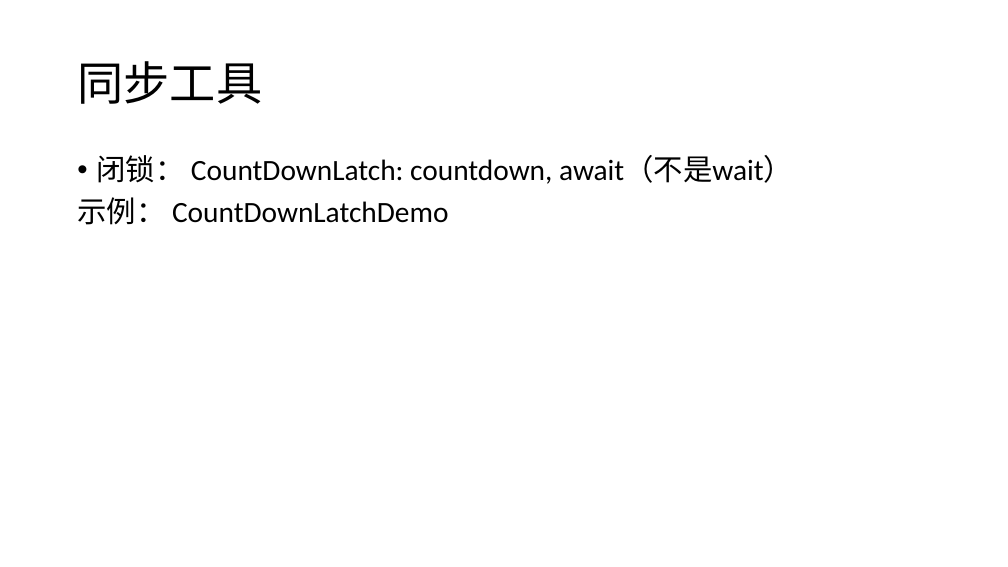
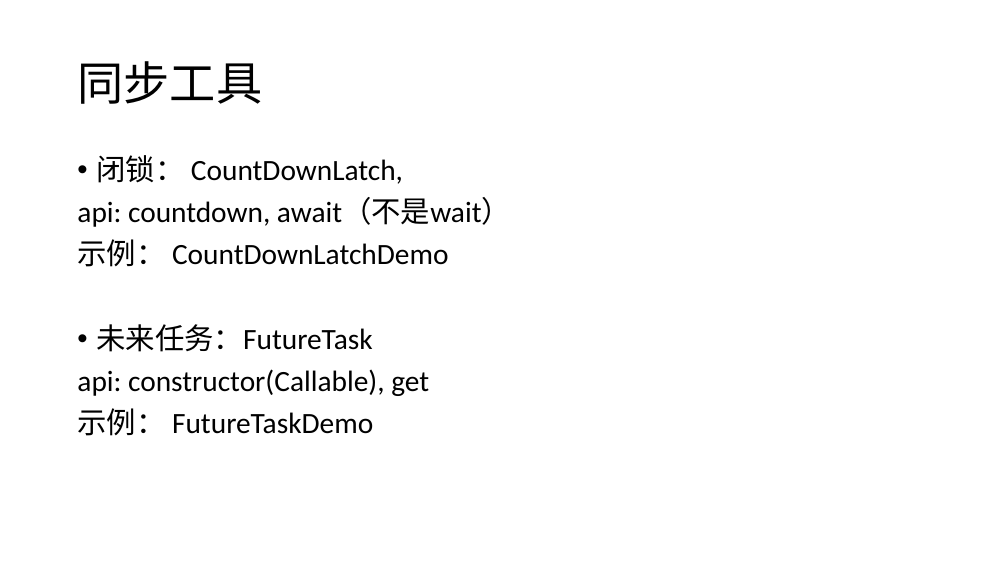
Before and after one commit to GerogeLeon/multithread_demo, a slide deck: slide 32 of JAVA并发编程.pptx. Drawn at 1008x567 pixels with LibreOffice and Linux fonts; fonts in the diff are those of the drawing. Boxes give left, top, right and bottom in pixels: in the first picture for what was removed or moved away, otherwise in the second. Text is boxed around its words. In the diff, an @@ line names an element or a change of style, - is before the commit and + after.

```diff
--- a/JAVA并发编程.pptx
+++ b/JAVA并发编程.pptx
@@ text at bbox=[77, 155, 511, 227]: text changed @@
-• 闭锁： CountDownLatch: countdown, await（不是wait）
+• 闭锁： CountDownLatch,
+api: countdown, await（不是wait）
@@ text at bbox=[77, 324, 429, 436]: paragraphs added @@
+• 未来任务：FutureTask
+api: constructor(Callable), get
+示例： FutureTaskDemo
```
Also in this commit, not shown: 1 other slide changed, 1 slide added, 4 other files.
